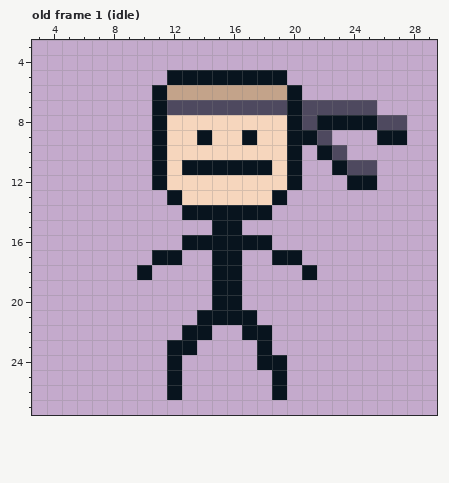
One commit to this pixel-art file: art/source/stickysteve.aseprite. Above, as it was before the edit.
32x32 pixels, 32 frames. Shown: old frame 1 (idle): x 3..29, y 3..27. The commit also changed other frames, which this record leaves out.
The same view after the edit:
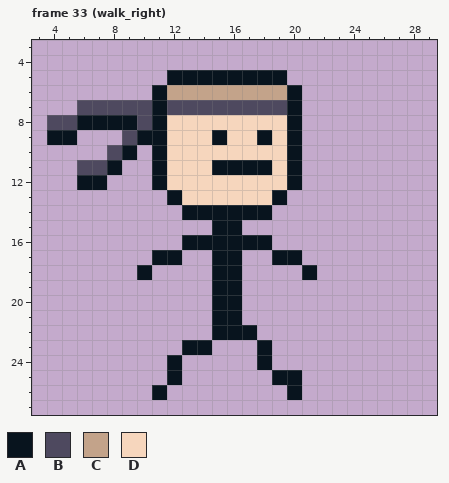
Palette (. is transparent): A #08141e  B #4e495f  C #c3a38a  D #f6d6bd
A new or re-ordered frame is compared with the old frame closest to it.
The exact change:
frames 32 -> 35
--- frame 33 (walk_right) is new; against old frame 1 (idle)
@@ x 3..29 @@
  6 ........ACCCCCCCCA.........
- 7 ........ABBBBBBBBABBBBB....
- 8 ........ADDDDDDDDABAAAABB..
- 9 ........ADDADDADDAAB...AA..
-10 ........ADDDDDDDDA.AB......
-11 ........ADAAAAAADA..ABB....
-12 ........ADDDDDDDDA...AA....
+ 7 ...BBBBBABBBBBBBBA.........
+ 8 .BBAAAABADDDDDDDDA.........
+ 9 .AA...BAADDDADDADA.........
+10 .....BA.ADDDDDDDDA.........
+11 ...BBA..ADDDAAAADA.........
+12 ...AA...ADDDDDDDDA.........
 13 .........ADDDDDDA..........
@@ x 9..22 @@
 20 ......AA......
-21 .....AAAA.....
-22 ....AA..AA....
-23 ...AA....A....
-24 ...A.....AA...
-25 ...A......A...
-26 ...A......A...
+21 ......AA......
+22 ......AAA.....
+23 ....AA...A....
+24 ...A.....A....
+25 ...A......AA..
+26 ..A........A..
 27 ..............
Changed places in both pictures, as pixel boxes (x1, y1, x2, y2):
changed: (47, 100, 407, 190)
changed: (152, 310, 302, 400)
